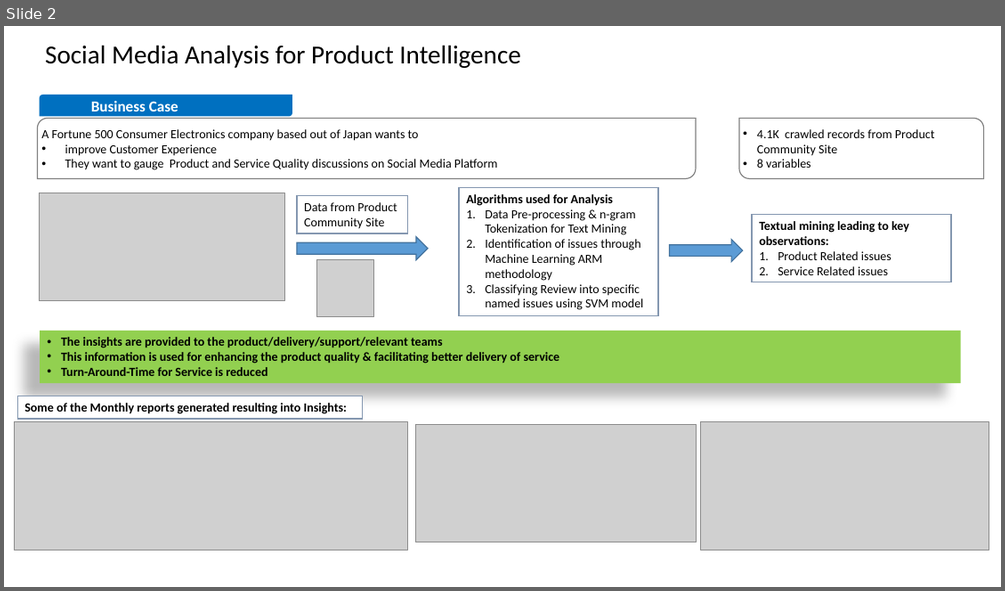
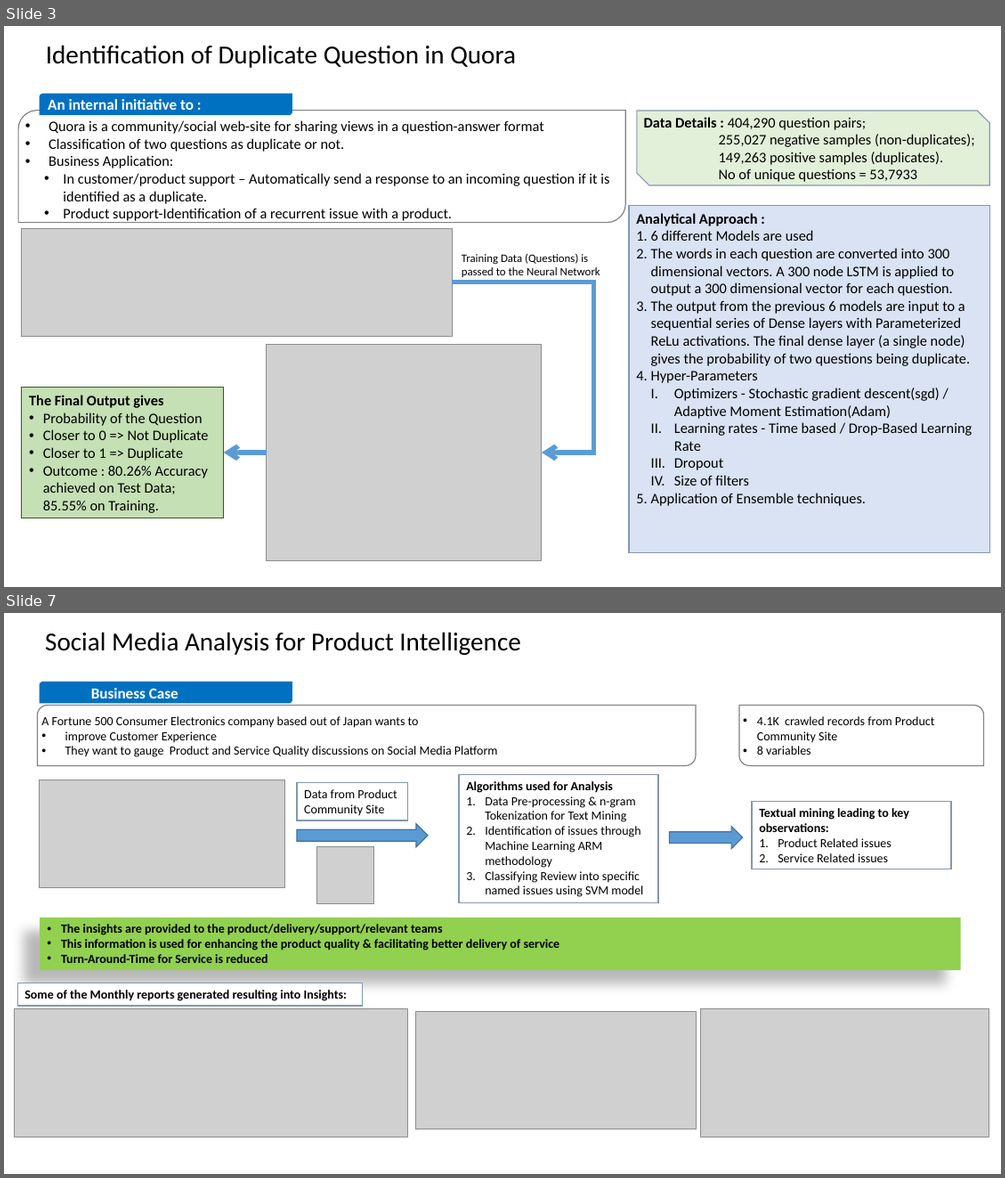
Before and after one commit to maddy6/Ideas_in_process, a slide deck: 111.pptx. Shown one above the other, each under a label of ours: slide 2 before the commit, slides 3 and 7 after it; the slides between them are not shown. The pictures are 1005x591 and 1005x1178 pixels, drawn with LibreOffice and Linux fonts; fonts in the diff are those of the drawing; grey boxes stand for pictures. Boxes give left, top, right and bottom in pixels: in the first picture for what was removed or moved away, otherwise in the second. Text is boxed around its words. In the diff, an @@ line names an element or a change of style, - is before the commit and + after.

```diff
--- a/111.pptx
+++ b/111.pptx
@@ slide 3 added at (x1=4, y1=26, x2=1001, y2=587), background #FFFFFF @@
@@ title added at (x1=46, y1=45, x2=516, y2=68), 25 pt, text #000000 @@
+Identification of Duplicate Question in Quora
@@ round diag rect added at (x1=39, y1=94, x2=292, y2=115), fill #0070C0, 14.7 pt, text #FFFFFF, bold @@
+An internal initiative to :
@@ round diag rect added at (x1=18, y1=111, x2=625, y2=223), outline #808080 1 pt, 14 pt, text #000000 @@
+• Quora is a community/social web-site for sharing views in a question-answer format
+• Classification of two questions as duplicate or not.
+• Business Application:
+  • In customer/product support – Automatically send a response to an incoming question if it is identified as a duplicate.
+  • Product support-Identification of a recurrent issue with a product.
@@ snip diag rect added at (x1=637, y1=111, x2=989, y2=185), fill #E2F0D9, outline #8497B0 1 pt, 14 pt, text #000000 @@
+Data Details : 404,290 question pairs;
+255,027 negative samples (non-duplicates);
+149,263 positive samples (duplicates).
+No of unique questions = 53,7933
@@ rectangle added at (x1=629, y1=206, x2=989, y2=553), fill #DAE3F3, outline #8497B0 1 pt, 14 pt, text #000000 @@
+Analytical Approach :
+1. 6 different Models are used
+2. The words in each question are converted into 300 dimensional vectors. A 300 node LSTM is applied to output a 300 dimensional vector for each question.
+3. The output from the previous 6 models are input to a sequential series of Dense layers with Parameterized ReLu activations. The final dense layer (a single node) gives the probability of two questions being duplicate.
+4. Hyper-Parameters
+  I. Optimizers - Stochastic gradient descent(sgd) / Adaptive Moment Estimation(Adam)
+  II. Learning rates - Time based / Drop-Based Learning Rate
+  III. Dropout
+  IV. Size of filters
+5. Application of Ensemble techniques.
@@ picture added at (x1=22, y1=228, x2=453, y2=337) @@
@@ text added at (x1=461, y1=253, x2=600, y2=277), 11 pt, text #000000 @@
+Training Data (Questions) is passed to the Neural Network
@@ elbow arrow added from (452, 282) to (542, 452), #5B9BD5 4.5 pt @@
@@ picture added at (x1=267, y1=344, x2=542, y2=560) @@
@@ rectangle added at (x1=22, y1=387, x2=224, y2=518), fill #C5E0B4, outline #385723 0.75 pt, 14 pt, text #000000 @@
+The Final Output gives
+• Probability of the Question
+• Closer to 0 => Not Duplicate
+• Closer to 1 => Duplicate
+• Outcome : 80.26% Accuracy achieved on Test Data; 85.55% on Training.
@@ arrow added from (267, 452) to (224, 452), #5B9BD5 4.5 pt @@
@@ what was slide 2 is now slide 7 @@
```
Also in this commit, not shown: 4 other slides added.
